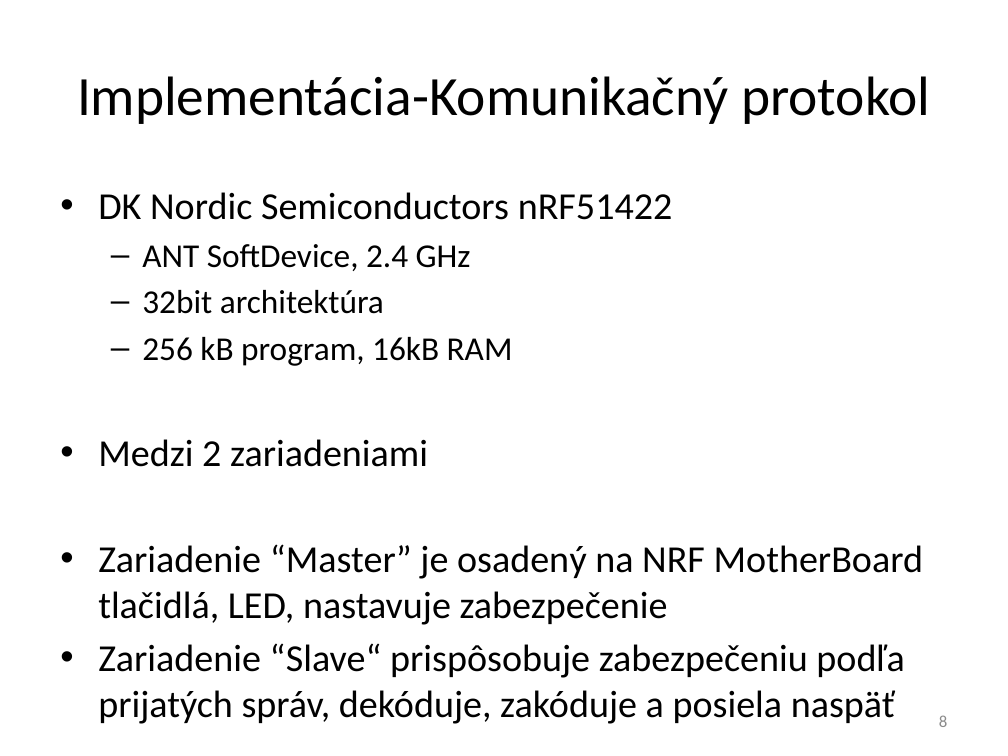
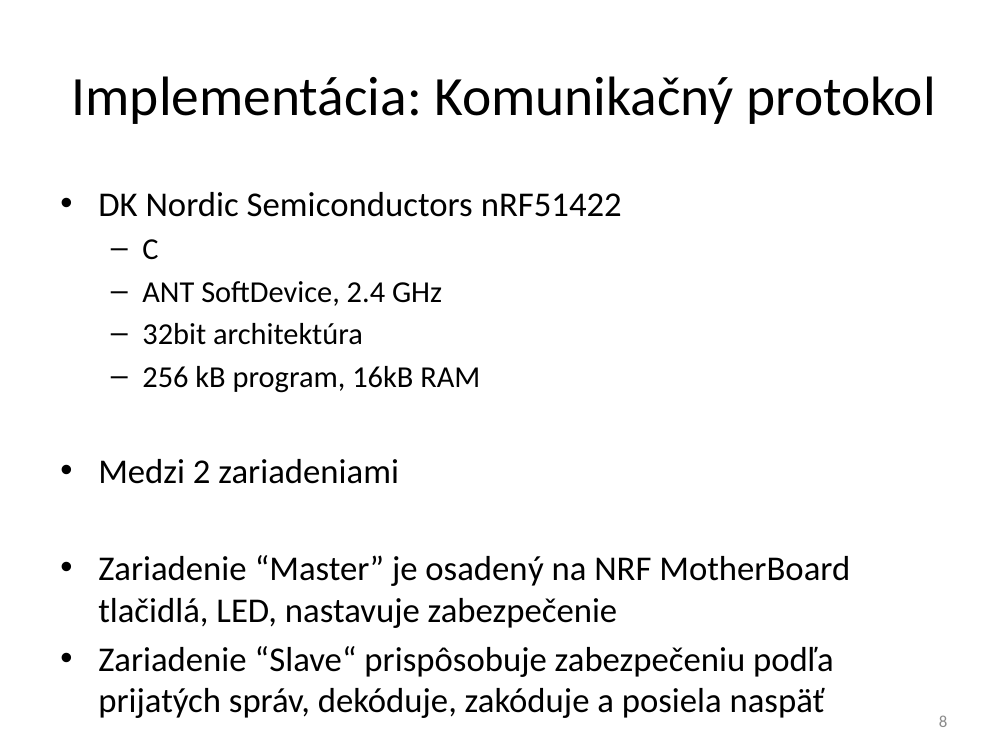
Before and after one commit to javacard-FOSS-applets/nrf6310-pca10007, a slide deck: slide 8 of Obhajoba/xdoubravsky_dp.pptx. Drawn at 1008x756 pixels with LibreOffice and Linux fonts; fonts in the diff are those of the drawing. Boxes give left, top, right and bottom in pixels: in the first picture for what was removed or moved away, otherwise in the second. Text is boxed around its words. In the diff, an @@ line names an element or a change of style, - is before the commit and + after.

```diff
--- a/Obhajoba/xdoubravsky_dp.pptx
+++ b/Obhajoba/xdoubravsky_dp.pptx
@@ title at bbox=[72, 76, 936, 124]: text changed @@
-Implementácia-Komunikačný protokol
+Implementácia: Komunikačný protokol
@@ text at bbox=[98, 192, 850, 718]: size 27.2 to 24.8 pt in "DK Nordic Semiconductors nRF51422", "Medzi 2 zariadeniami", "Zariadenie “Master” je osadený na NRF MotherBoard ...", "Zariadenie “Slave“ prispôsobuje zabezpečeniu podľa prijatých ..."; size 23.8 to 21.7 pt in "ANT SoftDevice, 2.4 GHz", "32bit architektúra", "256 kB program, 16kB RAM" @@
@@ text at bbox=[142, 239, 158, 260]: paragraph added @@
+  – C
```
Also in this commit, not shown: 7 other slides changed, 5 slides added, 2 slides removed, 1 other file.
